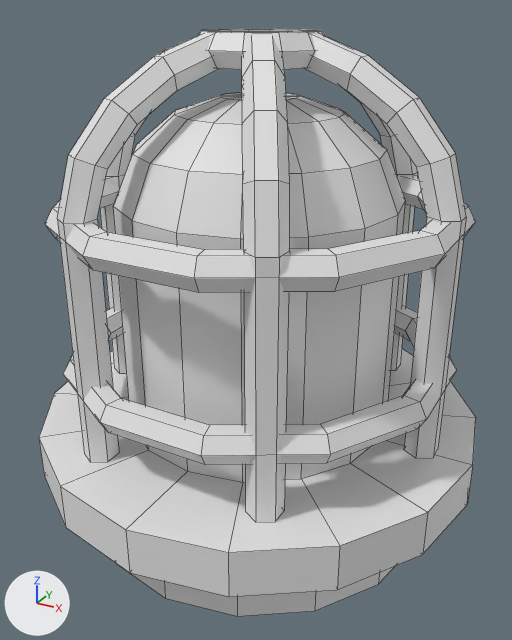
Two versions of the OBJ model mods/ilights/models/ilights_lamp.obj, one commit apart.
Camera for both pictures: a 50 mm lens placed at (0.489, -0.898, 0.277), pointed at (0.004, -0.017, -0.163). The lights are fixed; the arrows at lower left show +X, +Y and +Z. Mesh edges are drawn as thin lines. Where no turn or scale is listed for an object, it has been applied to the vertices. Vertices at the same position are counted once.

Objects in the first picture: 'cage_Cylinder.004'.
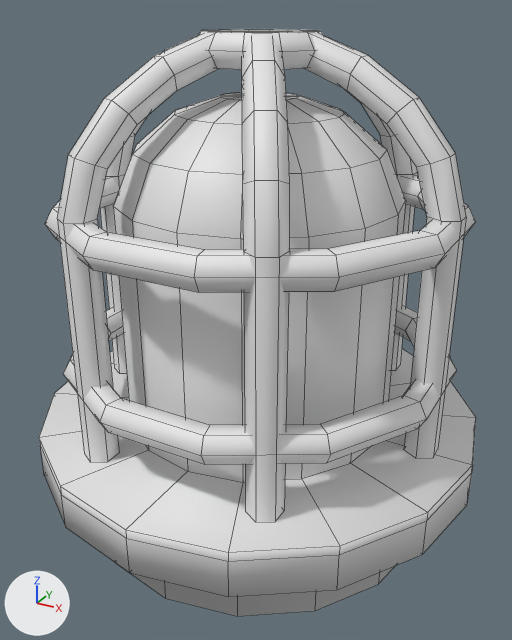
Commit message: update ilights

Where the change shows, as pixel boxes (x1, y1, x2, y2) in the pictures (512 x 640 px; the box of a moved part takes in the faces that stretch with it):
```json
{"part": 1, "of": "me_cage_cylinder_004", "change": "moved or reshaped", "before": [39, 349, 476, 597], "after": [39, 349, 476, 597]}
```

Scene script edits in JSON lines:
```json
{"block": "me_cage_cylinder_004", "where": "# used by ob_cage_cylinder_004; location = (0.0, 0.0, 0.0)"}
{"op": "remove", "block": "me_cage_cylinder_004", "code": "me_cage_cylinder_004.from_pydata(...)  # 578 vertices, 556 faces; spans x -0.351..0.351, y -0.351..0.351, z -0.5..0.25"}
{"op": "add", "block": "me_cage_cylinder_004", "code": "me_cage_cylinder_004.from_pydata(...)  # 691 vertices, 660 faces; spans x -0.351..0.351, y -0.351..0.351, z -0.5..0.25"}
{"block": "me_cage_cylinder_004", "change": "me_cage_cylinder_004 part 1"}
{"block": "me_cage_cylinder_004", "change": "32 faces are deleted"}
{"block": "me_cage_cylinder_004", "change": "16 vertices are added at x -0.05..0.05, y -0.05..0.05, z -0.325"}
{"block": "me_cage_cylinder_004", "change": "16 new vertices lie (0.0, 0.0, -0.013) away from vertices in x -0.351..0.351, y -0.351..0.351, z -0.325"}
{"block": "me_cage_cylinder_004", "change": "48 new faces join them"}
{"block": "me_cage_cylinder_004", "change": "me_cage_cylinder_004 part 2: the surface is now shaded smooth"}
```
